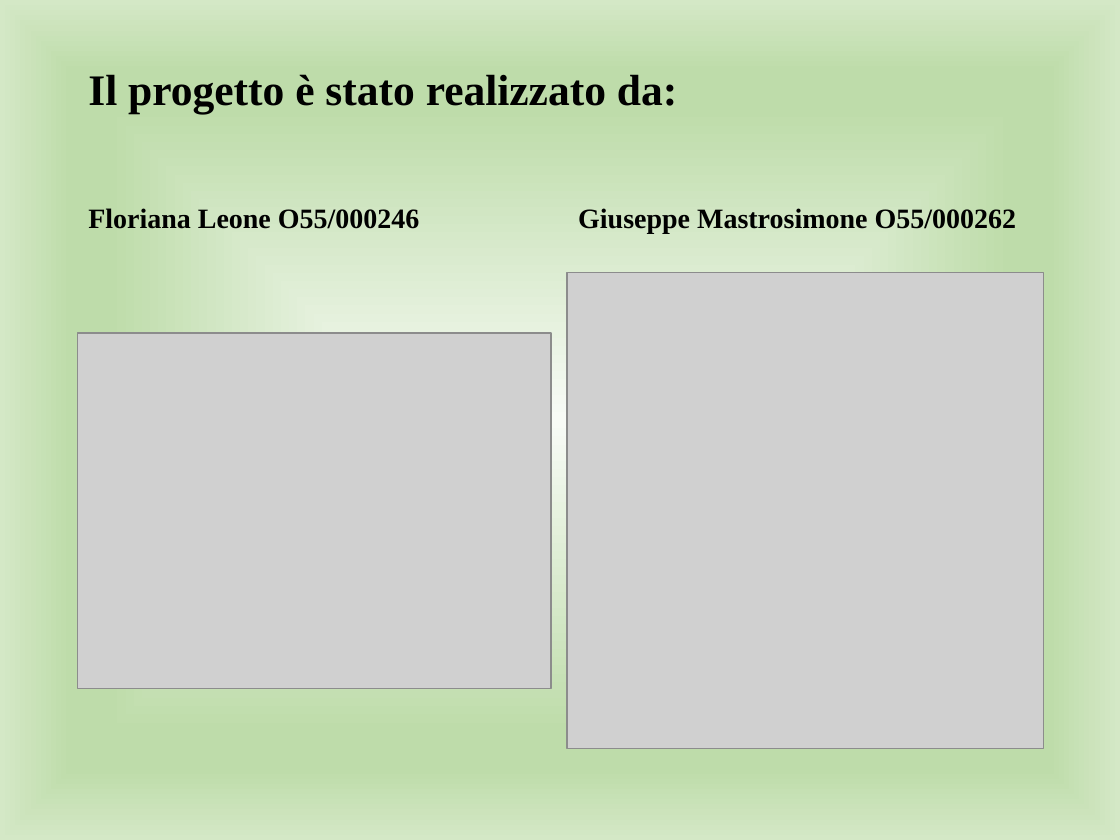
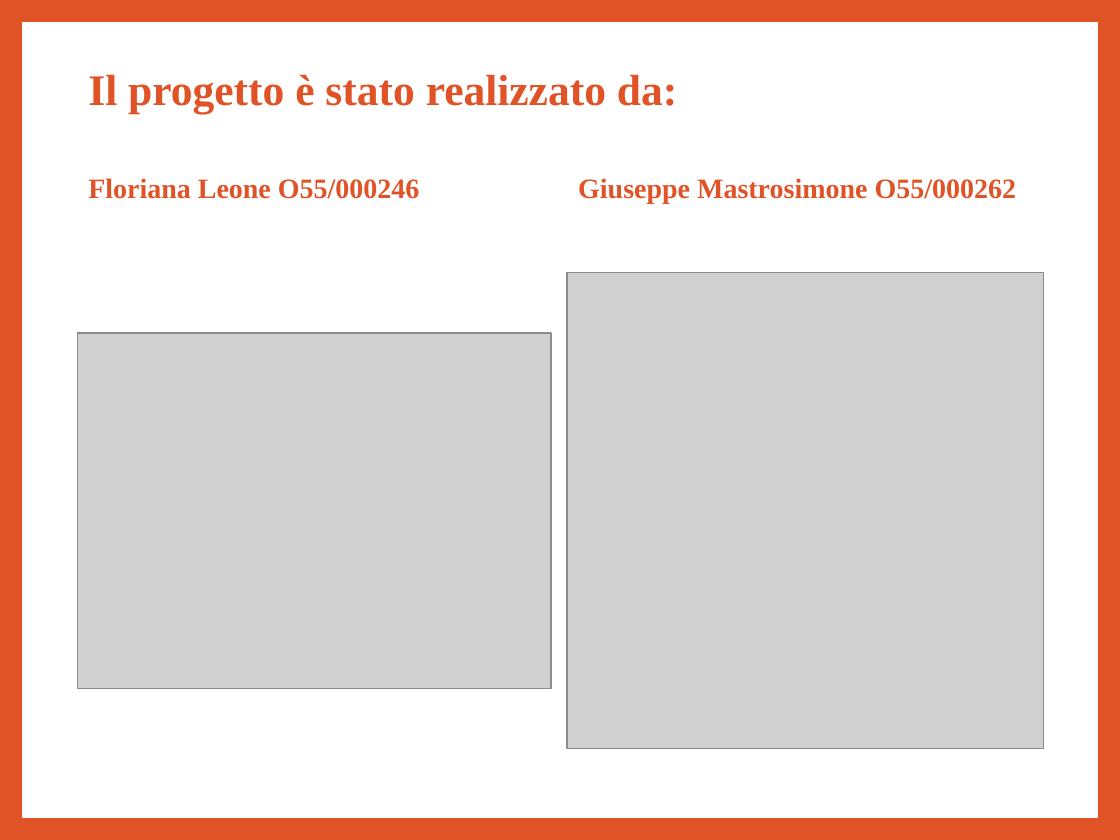
Before and after one commit to giusmastro91/Cognitive-systems, a slide deck: slide 2 of Prova_6/Leone_Mastrosimone_PresentazioneProgetto.pptx. Drawn at 1120x840 pixels with LibreOffice and Linux fonts; fonts in the diff are those of the drawing; grey boxes stand for pictures. Boxes give left, top, right and bottom in pixels: in the first picture for what was removed or moved away, otherwise in the second. Text is boxed around its words. In the diff, an @@ line names an element or a change of style, - is before the commit and + after.

```diff
--- a/Prova_6/Leone_Mastrosimone_PresentazioneProgetto.pptx
+++ b/Prova_6/Leone_Mastrosimone_PresentazioneProgetto.pptx
@@ background gradient #F8FBF6 to #BEDCAA to #D4E8C6 to #DF5327 @@
@@ rectangle added at <box>22,22,1098,818</box>, fill #FFFFFF, outline #FFFFFF 1 pt @@
@@ title "Il progetto è stato realizzato ..." at <box>88,74,677,114</box>: text colour #000000 to #DF5327 @@
@@ text "Floriana Leone O55/000246" at <box>88,178,419,199</box>: text colour #000000 to #DF5327; less space between paragraphs; vertical alignment bottom to middle @@
@@ text "Giuseppe Mastrosimone O55/000262" at <box>578,178,1016,203</box>: text colour #000000 to #DF5327; less space between paragraphs; vertical alignment bottom to middle @@
```
Also in this commit, not shown: 38 other slides changed.
